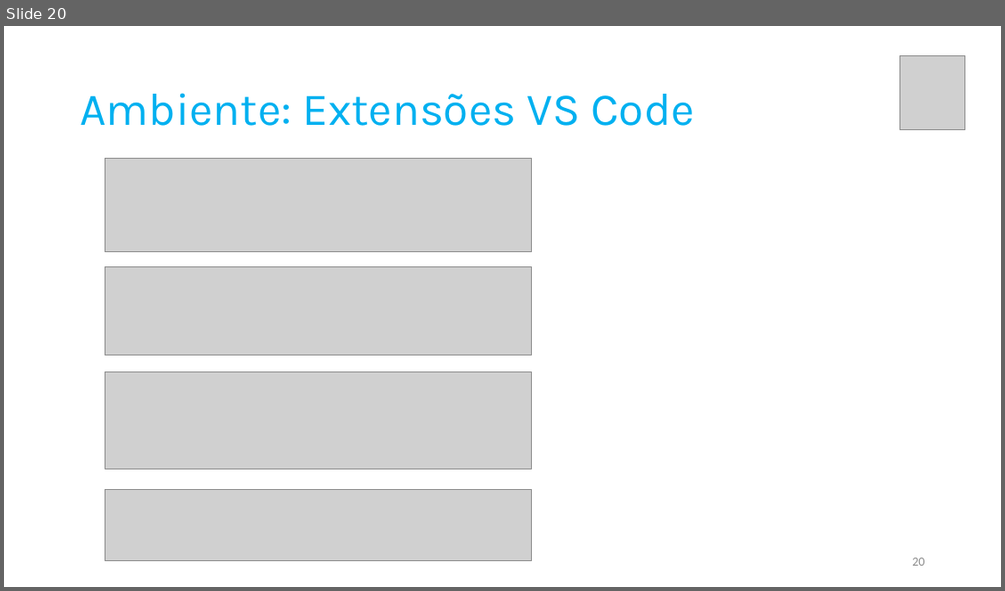
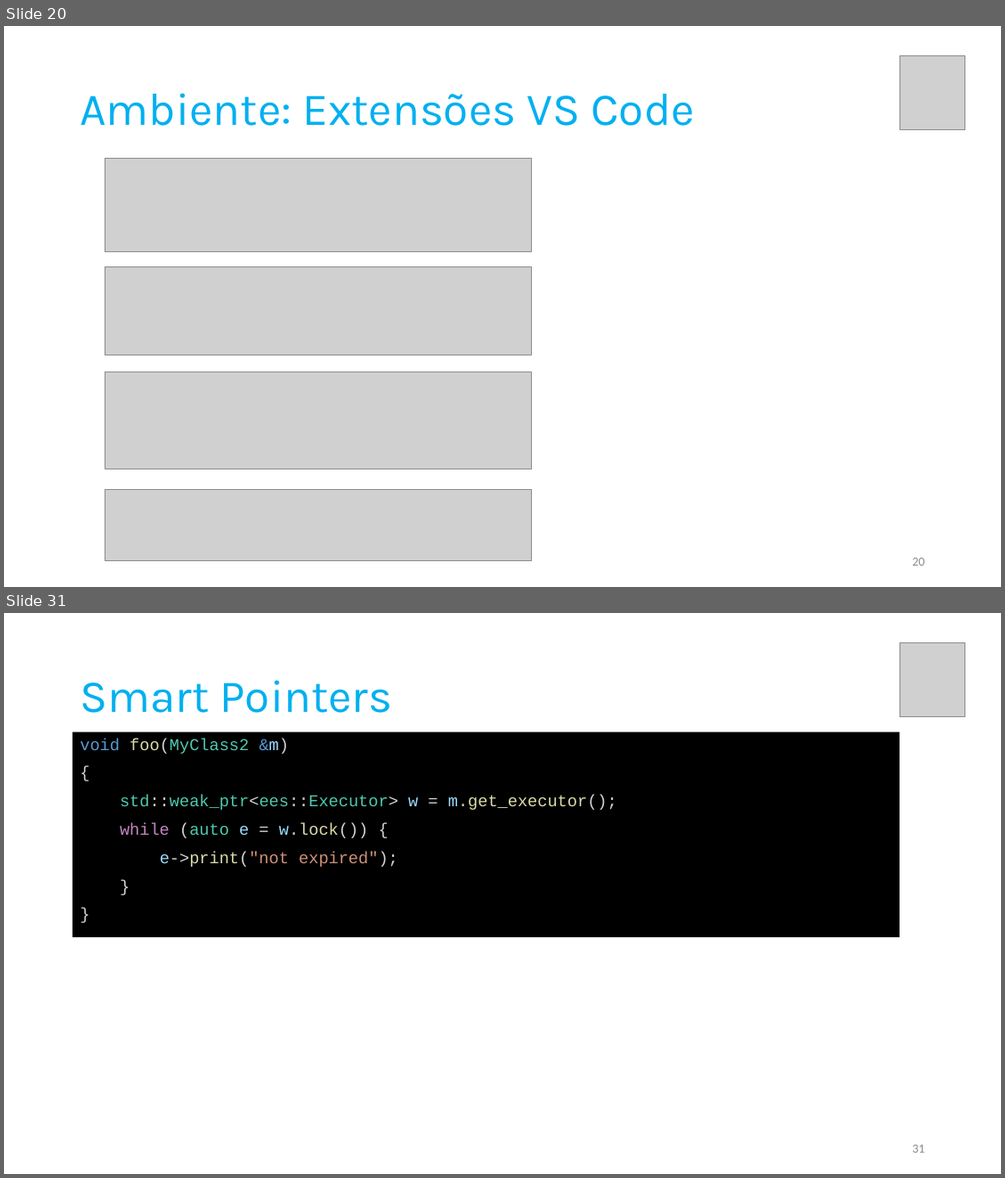
Before and after one commit to pfaco/ees_cpp, a slide deck: slides/C++.pptx. Shown one above the other, each under a label of ours: slide 20 before the commit, slides 20 and 31 after it; the slides between them are not shown. The pictures are 1005x591 and 1005x1178 pixels, drawn with LibreOffice and Linux fonts; fonts in the diff are those of the drawing; grey boxes stand for pictures. Boxes give left, top, right and bottom in pixels: in the first picture for what was removed or moved away, otherwise in the second. Text is boxed around its words. In the diff, an @@ line names an element or a change of style, - is before the commit and + after.

```diff
--- a/slides/C++.pptx
+++ b/slides/C++.pptx
@@ slide 31 added at (x1=4, y1=613, x2=1001, y2=1174), background #FFFFFF @@
@@ picture added at (x1=900, y1=643, x2=966, y2=717) @@
@@ title added at (x1=80, y1=680, x2=393, y2=713), 44 pt, text #00B0F0 @@
+Smart Pointers
@@ text added at (x1=73, y1=732, x2=900, y2=937), fill #000000, 16 pt, text #4EC9B0 @@
+void foo(MyClass2 &m)
+{
+std::weak_ptr<ees::Executor> w = m.get_executor();
+while (auto e = w.lock()) {
+e->print("not expired");
+}
+}
@@ page number added at (x1=912, y1=1144, x2=924, y2=1152), 12 pt, text #8C8C8C @@
+31
```
Also in this commit, not shown: 4 slides changed, 15 other slides added, 3 slides removed, 1 other file.
